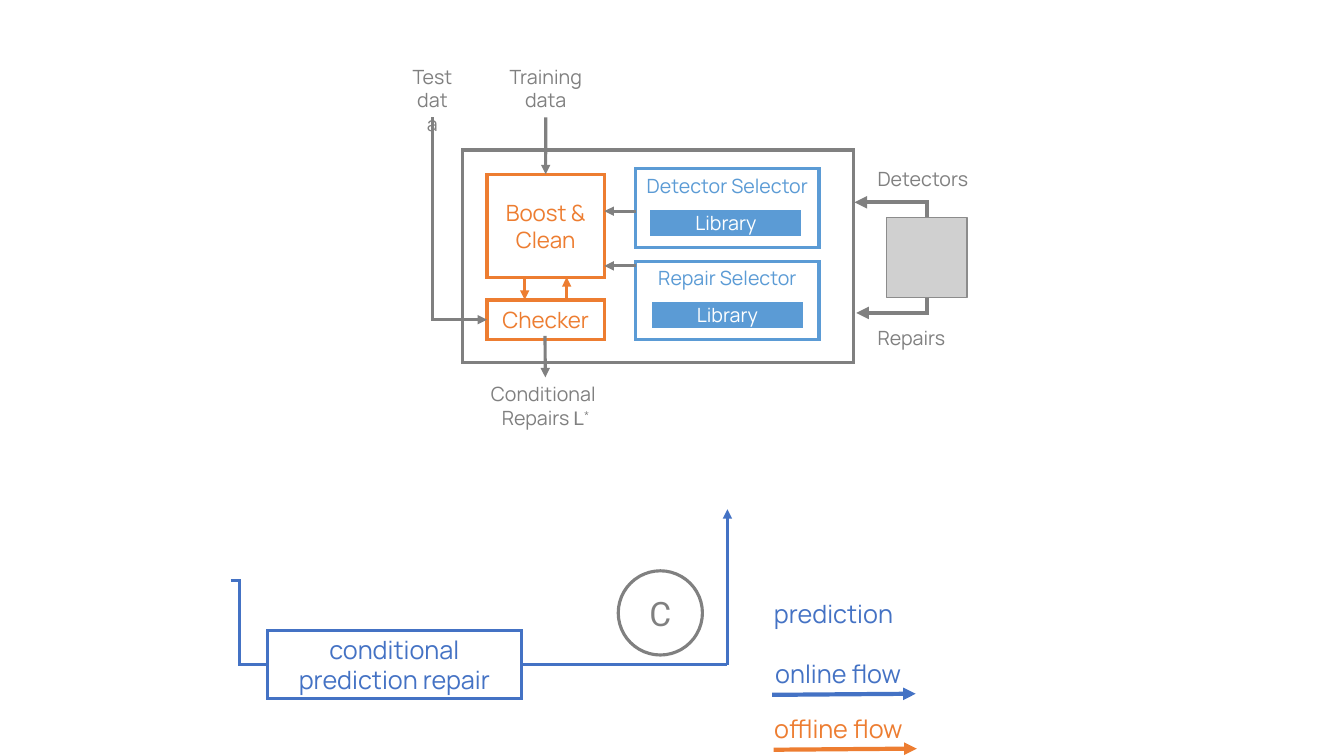
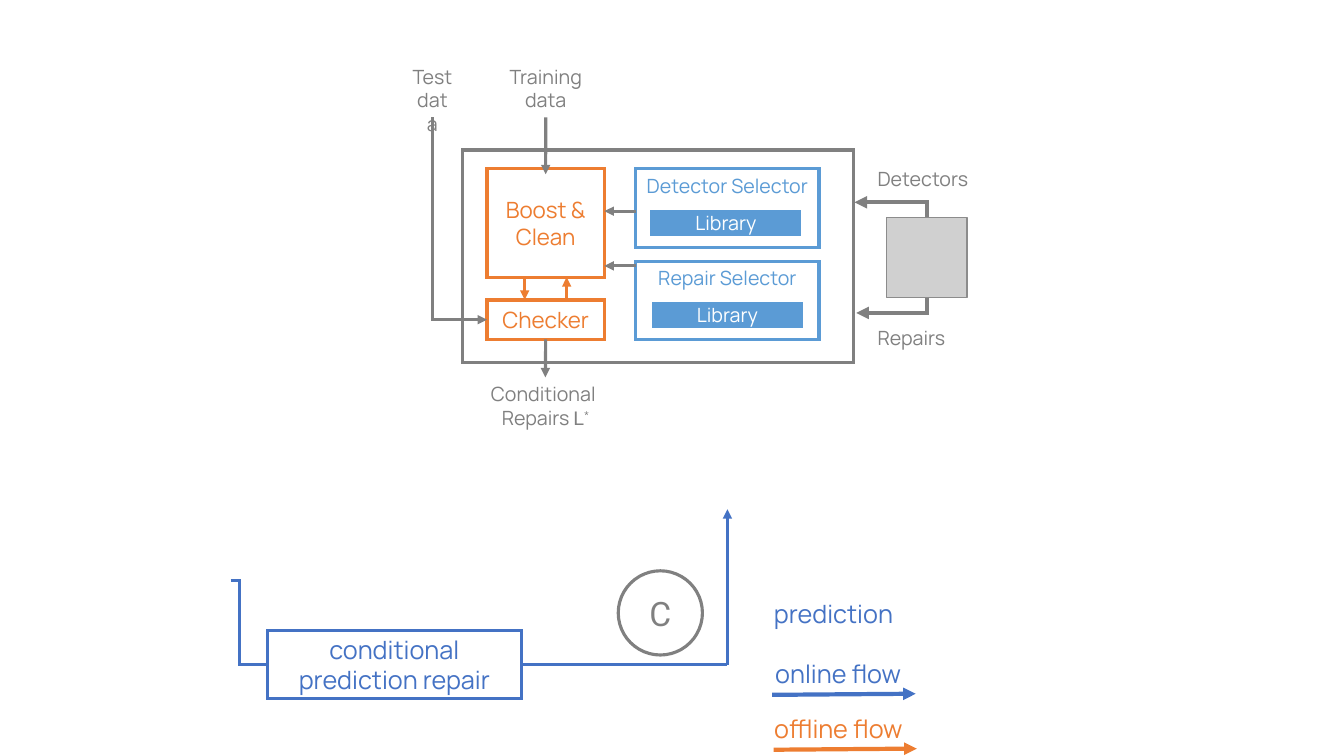
Before and after one commit to luckh2/sigmod-activedetect, a slide deck: slide 2 of figures/figures.pptx. Drawn at 1344x756 pixels with LibreOffice and Linux fonts; fonts in the diff are those of the drawing; grey boxes stand for pictures. Boxes give left, top, right and bottom in pixels: in the first picture for what was removed or moved away, otherwise in the second. Text is boxed around its words. In the diff, an @@ line names an element or a change of style, - is before the commit and + after.

```diff
--- a/figures/figures.pptx
+++ b/figures/figures.pptx
@@ rectangle "Boost & Clean": place and size @@
-rectangle "Boost & Clean" at [487,174,604,278]
+rectangle "Boost & Clean" at [487,168,604,277]
@@ arrow moved from (545, 336) - (545, 377) to (545, 340) - (545, 377) @@
```
Also in this commit, not shown: 2 slides added, 1 other file.
